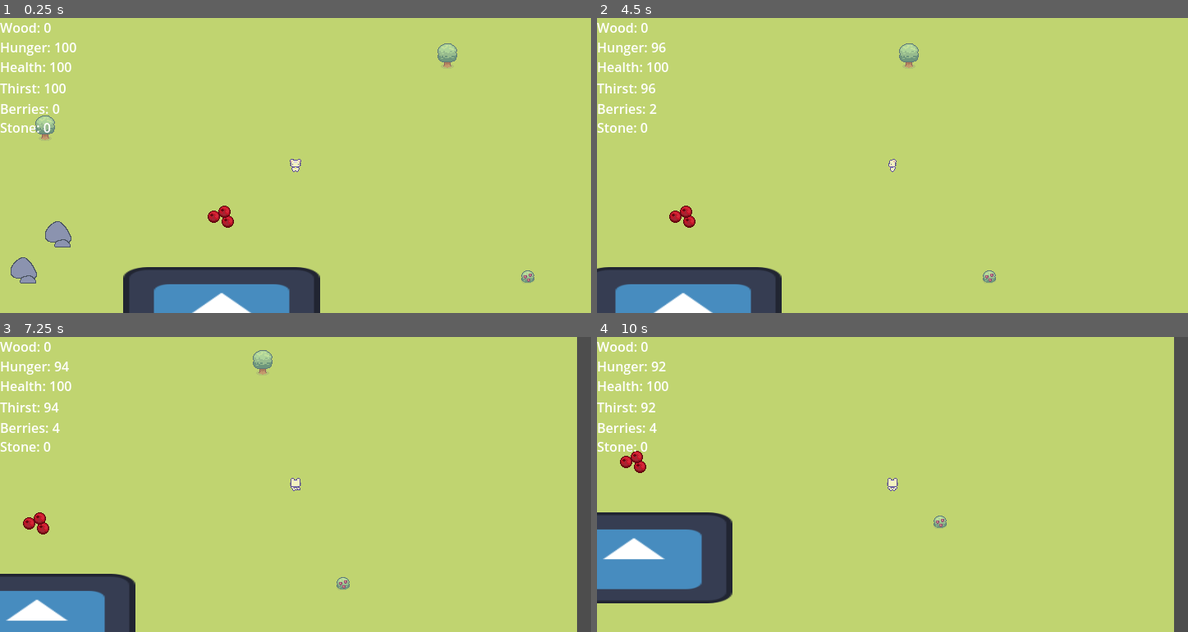
Above: before the commit, frames 1-4 (two rows, left to right).
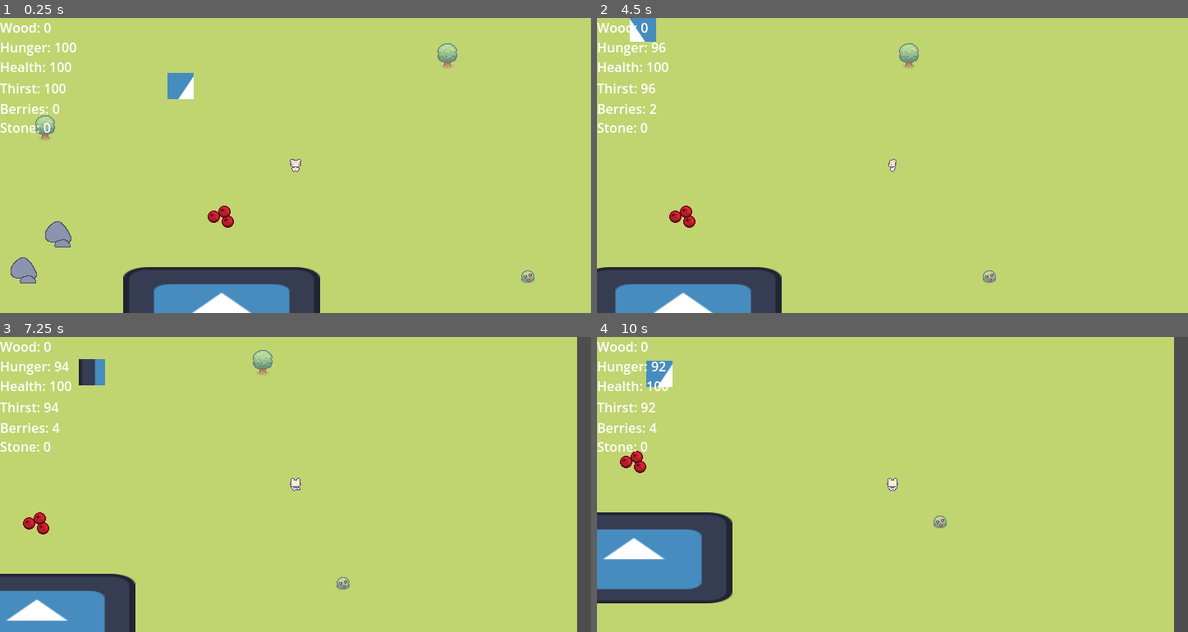
Above: after the commit, the same moments.

Repository: 7riciu/survival-game
Game: Godot game, scene res://scenes/game.tscn
Same seed, same stepped clock (60 frames per second), same inputs: the game is played once before the commit and once after it. The engine's default icon, where the game draws it, is replaced by a stand-in: a white triangle on a blue panel in a dark square.
Inputs (mouse positions are in pixels of both pictures, inside the frame that each line leads up to):
- Up to frame 1 (0.25 s): no input
- Up to frame 2 (4.5 s): tap Enter at 0.5 s; move the mouse to (1022, 150) at 0.52 s; hold Right (right) 0.53-1.28 s; tap E (e) at 0.6, 1.55, 2.1, 3.05, 3.8, 4.35 s; click (1022, 150) at 0.67 s; move the mouse to (774, 180) at 1.27 s; hold Down (down) 1.28-2.03 s; click (774, 180) at 1.35 s; move the mouse to (951, 100) at 2.02 s; hold Right (right) 2.03-2.78 s; move the mouse to (862, 224) at 2.77 s; hold Up (up) 2.78-3.53 s; tap Alt at 2.85 s; click (862, 224) at 2.92 s; move the mouse to (1069, 209) at 3.52 s; hold Left (left) from 3.53 s (still down); tap Shift at 3.6 s; move the mouse to (715, 121) at 4.27 s
- Up to frame 3 (7.25 s): move the mouse to (325, 484) at 5.02 s; release Left (left) at 5.03 s; hold Down (down) 5.03-5.78 s; click (325, 484) at 5.1 s; tap E (e) at 5.3, 5.85, 6.8 s; move the mouse to (206, 410) at 5.77 s; hold Right (right) 5.78-6.53 s; move the mouse to (425, 469) at 6.52 s; hold Up (up) from 6.53 s (still down); tap Alt at 6.6 s
- Up to frame 4 (10 s): move the mouse to (774, 499) at 7.27 s; release Up (up) at 7.28 s; hold Right (right) 7.28-8.03 s; tap Shift at 7.35 s; click (774, 499) at 7.42 s; tap E (e) at 7.55, 8.1, 9.05, 9.6 s; move the mouse to (951, 419) at 8.02 s; hold Down (down) 8.03-8.78 s; move the mouse to (862, 543) at 8.77 s; hold Left (left) 8.78-9.53 s; click (862, 543) at 8.85 s; move the mouse to (1069, 528) at 9.52 s; hold Up (up) from 9.53 s (still down); click (1069, 528) at 9.67 s

The runs differ from the first frame. In frame 1, 0.4% of the frame differs, in the area x 28-33%, y 18-28%; in frame 2, 0.3%; in frame 3, 0.4%; in frame 4, 0.4%.

Commit message:
I made a woolf :) It moves around randomly and when the player gets close it starts chasing the player

Diff:
--- a/scenes/game.tscn
+++ b/scenes/game.tscn
@@ -14,6 +14,7 @@
 [ext_resource type="PackedScene" uid="uid://cg2ibf6tctsqv" path="res://scenes/small_rock.tscn" id="13_kvuet"]
 [ext_resource type="PackedScene" uid="uid://cg8nq1md32ss0" path="res://scenes/inventory.tscn" id="13_trtic"]
 [ext_resource type="PackedScene" uid="uid://rpaxtffl7ohy" path="res://scenes/berry.tscn" id="14_trtic"]
+[ext_resource type="PackedScene" uid="uid://8shn8hwalmlg" path="res://scenes/woolf.tscn" id="15_ir15t"]
 
 [sub_resource type="TileSetAtlasSource" id="TileSetAtlasSource_rysoc"]
 texture = ExtResource("1_kvpfn")
@@ -507,3 +508,6 @@
 
 [node name="berry" parent="." instance=ExtResource("14_trtic")]
 position = Vector2(461, 385)
+
+[node name="woolf" parent="." instance=ExtResource("15_ir15t")]
+position = Vector2(415, 238)
--- /dev/null
+++ b/scenes/woolf.tscn
@@ -0,0 +1,64 @@
+[gd_scene load_steps=11 format=3 uid="uid://8shn8hwalmlg"]
+
+[ext_resource type="Texture2D" uid="uid://cqnp1wptgmldb" path="res://icon.svg" id="1_605r5"]
+[ext_resource type="Script" uid="uid://cydihsb2aaw1b" path="res://scripts/woolf.gd" id="1_aknat"]
+[ext_resource type="Script" uid="uid://b1nev2ckha303" path="res://scripts/woolf_area.gd" id="3_2isy7"]
+
+[sub_resource type="AtlasTexture" id="AtlasTexture_aknat"]
+atlas = ExtResource("1_605r5")
+region = Rect2(0, 32, 32, 32)
+
+[sub_resource type="AtlasTexture" id="AtlasTexture_2isy7"]
+atlas = ExtResource("1_605r5")
+region = Rect2(32, 32, 32, 32)
+
+[sub_resource type="AtlasTexture" id="AtlasTexture_30u01"]
+atlas = ExtResource("1_605r5")
+region = Rect2(64, 32, 32, 32)
+
+[sub_resource type="AtlasTexture" id="AtlasTexture_xvnyu"]
+atlas = ExtResource("1_605r5")
+region = Rect2(96, 32, 32, 32)
+
+[sub_resource type="SpriteFrames" id="SpriteFrames_7x8og"]
+animations = [{
+"frames": [{
+"duration": 1.0,
+"texture": SubResource("AtlasTexture_aknat")
+}, {
+"duration": 1.0,
+"texture": SubResource("AtlasTexture_2isy7")
+}, {
+"duration": 1.0,
+"texture": SubResource("AtlasTexture_30u01")
+}, {
+"duration": 1.0,
+"texture": SubResource("AtlasTexture_xvnyu")
+}],
+"loop": true,
+"name": &"idle",
+"speed": 5.0
+}]
+
+[sub_resource type="RectangleShape2D" id="RectangleShape2D_4xyg2"]
+size = Vector2(32, 32)
+
+[sub_resource type="RectangleShape2D" id="RectangleShape2D_2isy7"]
+size = Vector2(138, 132)
+
+[node name="woolf" type="CharacterBody2D"]
+script = ExtResource("1_aknat")
+
+[node name="AnimatedSprite2D" type="AnimatedSprite2D" parent="."]
+sprite_frames = SubResource("SpriteFrames_7x8og")
+animation = &"idle"
+autoplay = "idle"
+
+[node name="CollisionShape2D" type="CollisionShape2D" parent="."]
+shape = SubResource("RectangleShape2D_4xyg2")
+
+[node name="Area2D" type="Area2D" parent="."]
+script = ExtResource("3_2isy7")
+
+[node name="CollisionShape2D" type="CollisionShape2D" parent="Area2D"]
+shape = SubResource("RectangleShape2D_2isy7")
--- /dev/null
+++ b/scripts/woolf.gd
@@ -0,0 +1,40 @@
+extends CharacterBody2D
+
+var speed = 50
+var timer = 0
+var wander_change_time = 2
+var wander_radius = 150
+var wander_direction:Vector2 = Vector2.ZERO
+var home_position: Vector2
+
+var target_player = null
+
+func _ready() -> void:
+	home_position = global_position
+
+func _process(_delta: float) -> void:
+	if target_player:
+		chase_player()
+	else:
+		wander(_delta)
+
+func chase_player():
+	if target_player == null:
+		return
+
+	var direction = (target_player.global_position - global_position).normalized()
+	velocity = direction * speed * 1.3
+	move_and_slide()
+
+func wander(delta):
+	timer -= delta
+
+	if timer <= 0:
+		timer = wander_change_time
+		wander_direction = Vector2(randf_range(-1, 1), randf_range(-1, 1)).normalized()
+
+	if global_position.distance_to(home_position) > wander_radius:
+		wander_direction = (home_position - global_position).normalized()
+
+	velocity = wander_direction * speed
+	move_and_slide()
--- /dev/null
+++ b/scripts/woolf_area.gd
@@ -0,0 +1,13 @@
+extends Area2D
+
+func _ready() -> void:
+	self.body_entered.connect(on_body_entered)
+	self.body_exited.connect(on_body_exited)
+
+func on_body_entered(body):
+	if body.is_in_group("player"):
+		get_parent().target_player = body
+
+func on_body_exited(body):
+	if body.is_in_group("player"):
+		get_parent().target_player = null
Not shown: 1 places in scenes/game.tscn that only renumber resources
Not shown, added: scripts/woolf.gd.uid
Not shown, added: scripts/woolf_area.gd.uid
